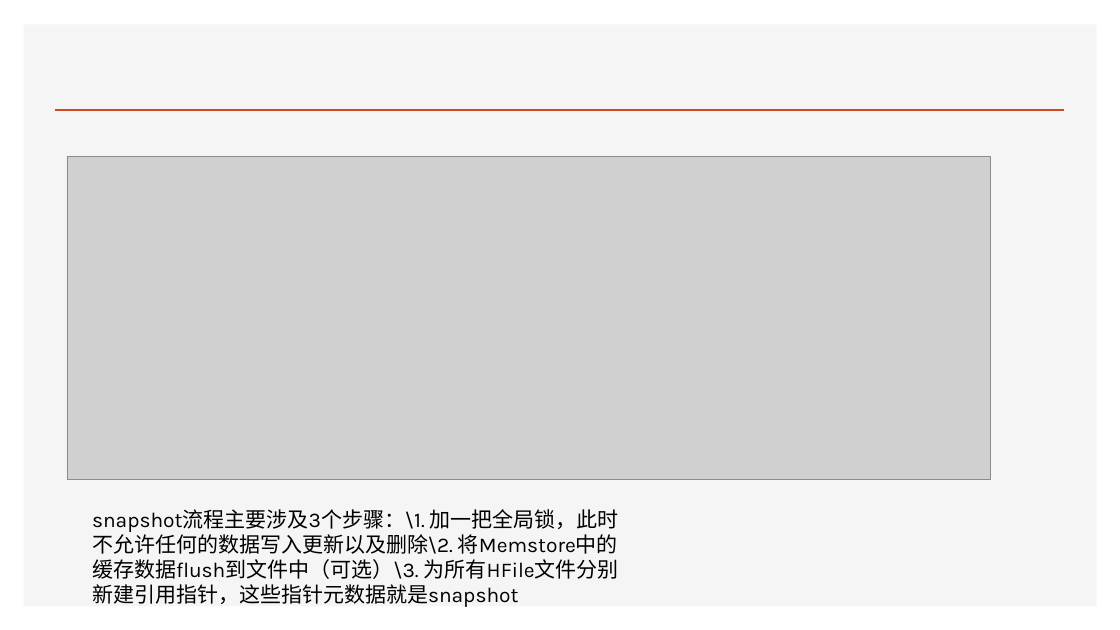
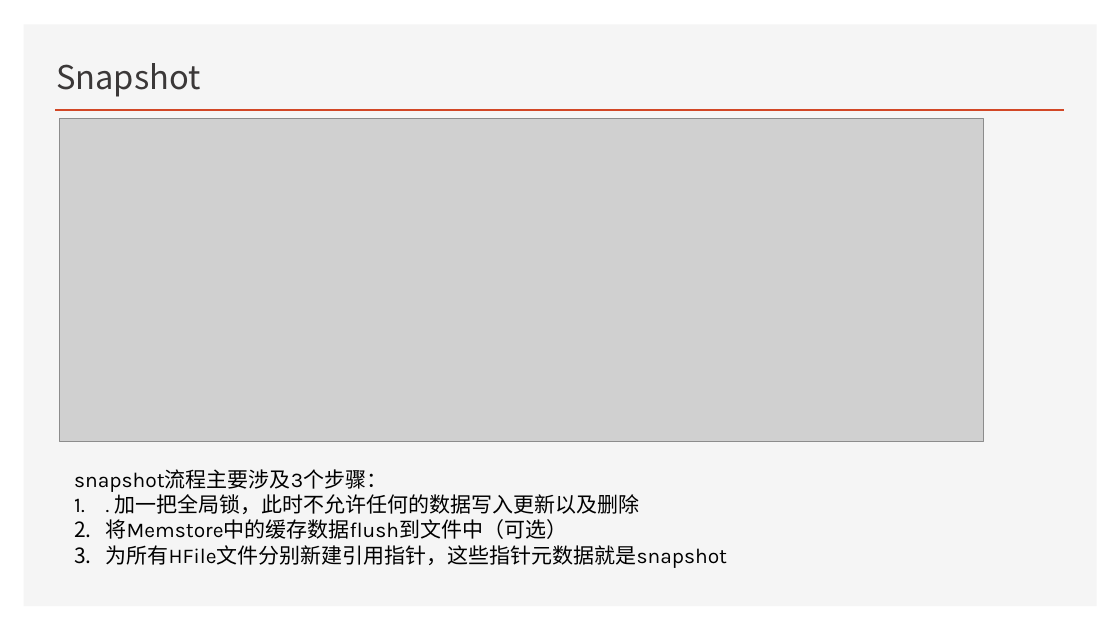
Before and after one commit to Zhangwusheng/Zhangwusheng.github.io, a slide deck: slide 55 of _posts/Hbase基本原理副本.pptx (slide 57 before the commit). Drawn at 1120x630 pixels with LibreOffice and Linux fonts; fonts in the diff are those of the drawing; grey boxes stand for pictures. Boxes give left, top, right and bottom in pixels: in the first picture for what was removed or moved away, otherwise in the second. Text is boxed around its words. In the diff, an @@ line names an element or a change of style, - is before the commit and + after.

```diff
--- a/_posts/Hbase基本原理副本.pptx
+++ b/_posts/Hbase基本原理副本.pptx
@@ title added at [56,63,200,97], 28 pt, text #3B3838 @@
+Snapshot
@@ picture: place and size @@
-picture at [67,156,991,480]
+picture at [60,118,984,442]
@@ text at [74,469,727,568]: text changed @@
-snapshot流程主要涉及3个步骤：\1. 加一把全局锁，此时不允许任何的数据写入更新以及删除\2. 将Memstore中的缓存数据flush到文件中（可选）\3. 为所有HFile文件分别新建引用指针，这些指针元数据就是snapshot
+snapshot流程主要涉及3个步骤：
+1. . 加一把全局锁，此时不允许任何的数据写入更新以及删除
+2. 将Memstore中的缓存数据flush到文件中（可选）
+3. 为所有HFile文件分别新建引用指针，这些指针元数据就是snapshot
```
Also in this commit, not shown: 18 other slides changed, 3 slides removed.
